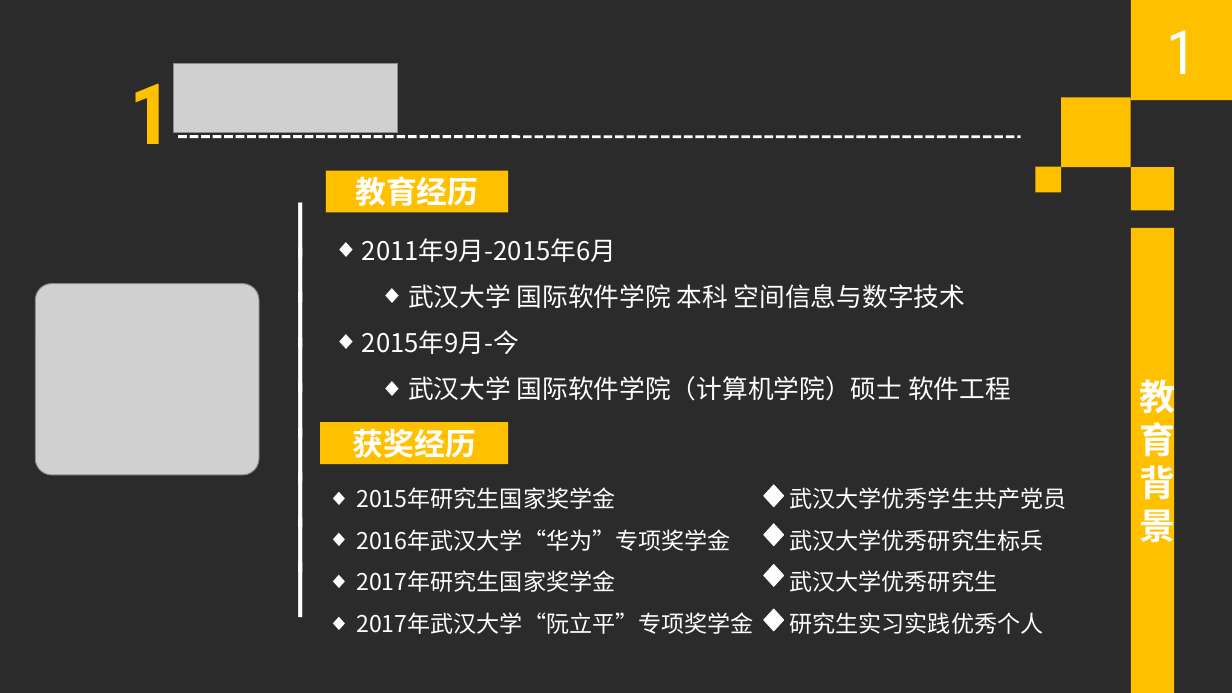
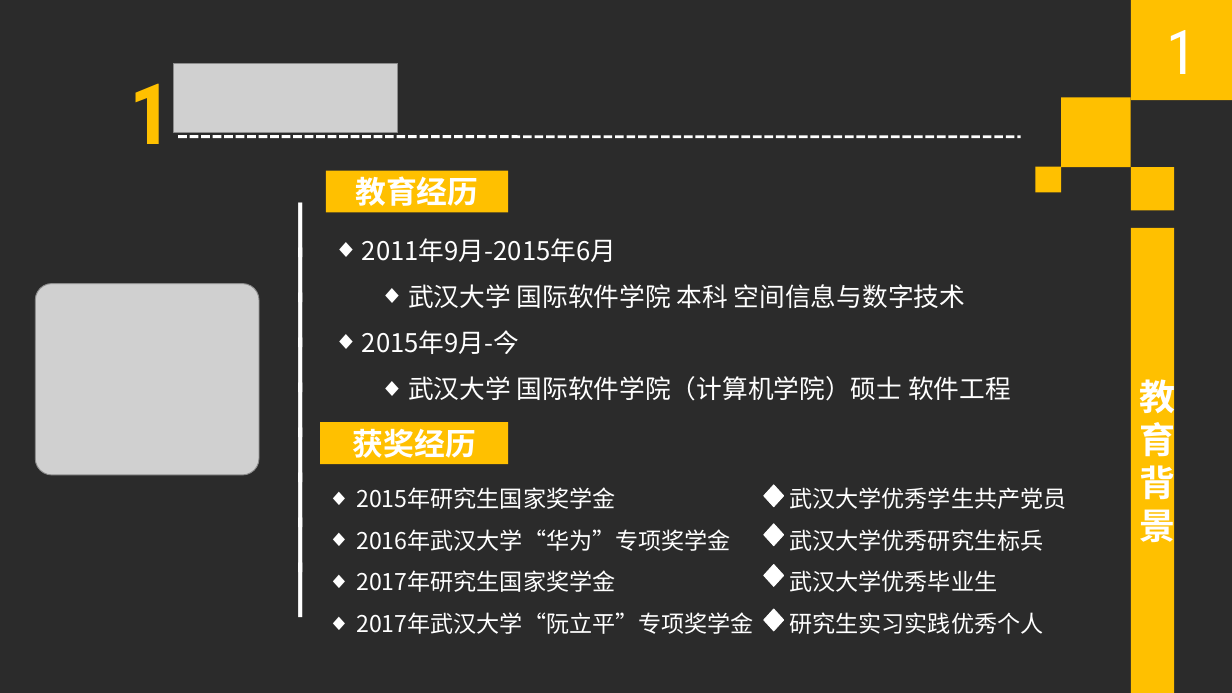
Before and after one commit to henryzhao/graduate, a slide deck: slide 3 of 赵玉琦2018年博士复试专家组考核答辩.pptx. Drawn at 1232x693 pixels with LibreOffice and Linux fonts; fonts in the diff are those of the drawing; grey boxes stand for pictures; background and template pictures are left out; a plain dark background stands for a picture behind light text. Boxes give left, top, right and bottom in pixels: in the first picture for what was removed or moved away, otherwise in the second. Text is boxed around its words. In the diff, an @@ line names an element or a change of style, - is before the commit and + after.

```diff
--- a/赵玉琦2018年博士复试专家组考核答辩.pptx
+++ b/赵玉琦2018年博士复试专家组考核答辩.pptx
@@ text at box(356, 570, 997, 592): text changed @@
-◆ 2017年研究生国家奖学金 武汉大学优秀研究生
+◆ 2017年研究生国家奖学金 武汉大学优秀毕业生
```
Also in this commit, not shown: 7 other slides changed, 2 slides added, 1 other file.
